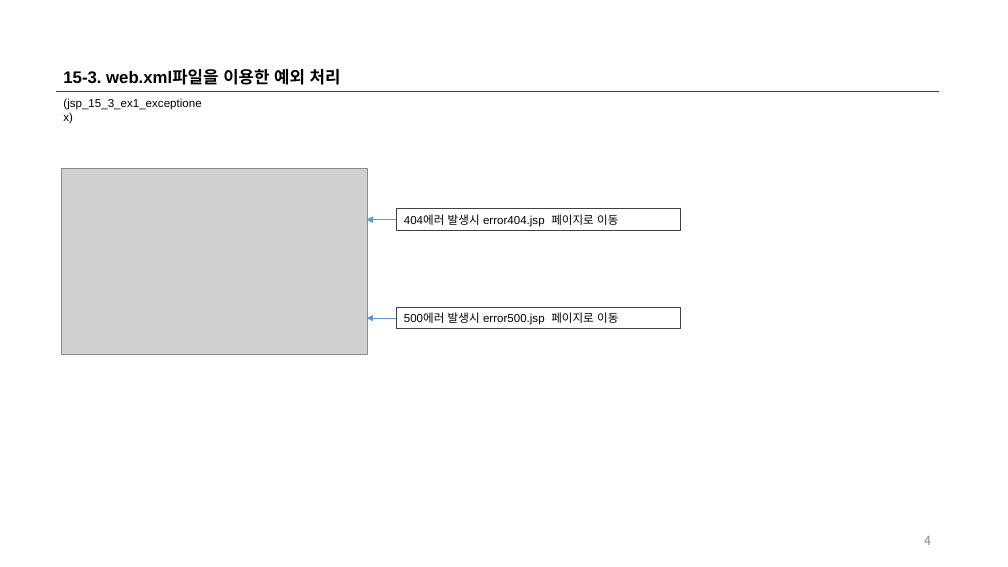
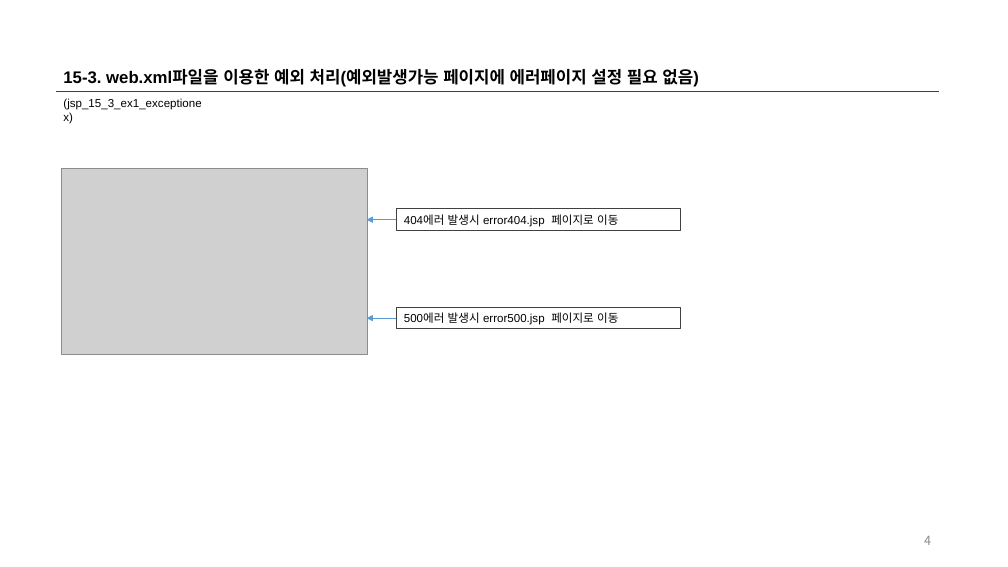
Before and after one commit to kjh8923/Study, a slide deck: slide 4 of jsp/JSP_Servlet_강의_15강_예외 페이지.pptx. Drawn at 1008x567 pixels with LibreOffice and Linux fonts; fonts in the diff are those of the drawing; grey boxes stand for pictures. Boxes give left, top, right and bottom in pixels: in the first picture for what was removed or moved away, otherwise in the second. Text is boxed around its words. In the diff, an @@ line names an element or a change of style, - is before the commit and + after.

```diff
--- a/jsp/JSP_Servlet_강의_15강_예외 페이지.pptx
+++ b/jsp/JSP_Servlet_강의_15강_예외 페이지.pptx
@@ text at [63, 69, 699, 87]: text changed @@
-15-3. web.xml파일을 이용한 예외 처리
+15-3. web.xml파일을 이용한 예외 처리(예외발생가능 페이지에 에러페이지 설정 필요 없음)
```
Also in this commit, not shown: 29 other files.
